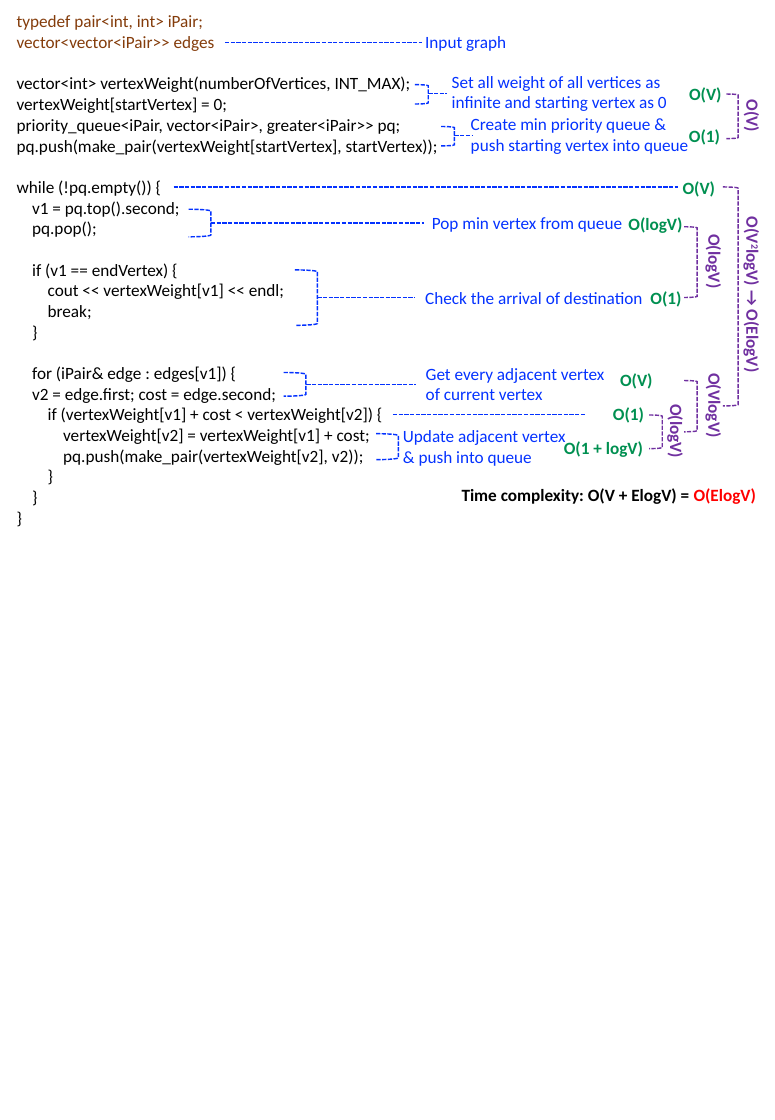
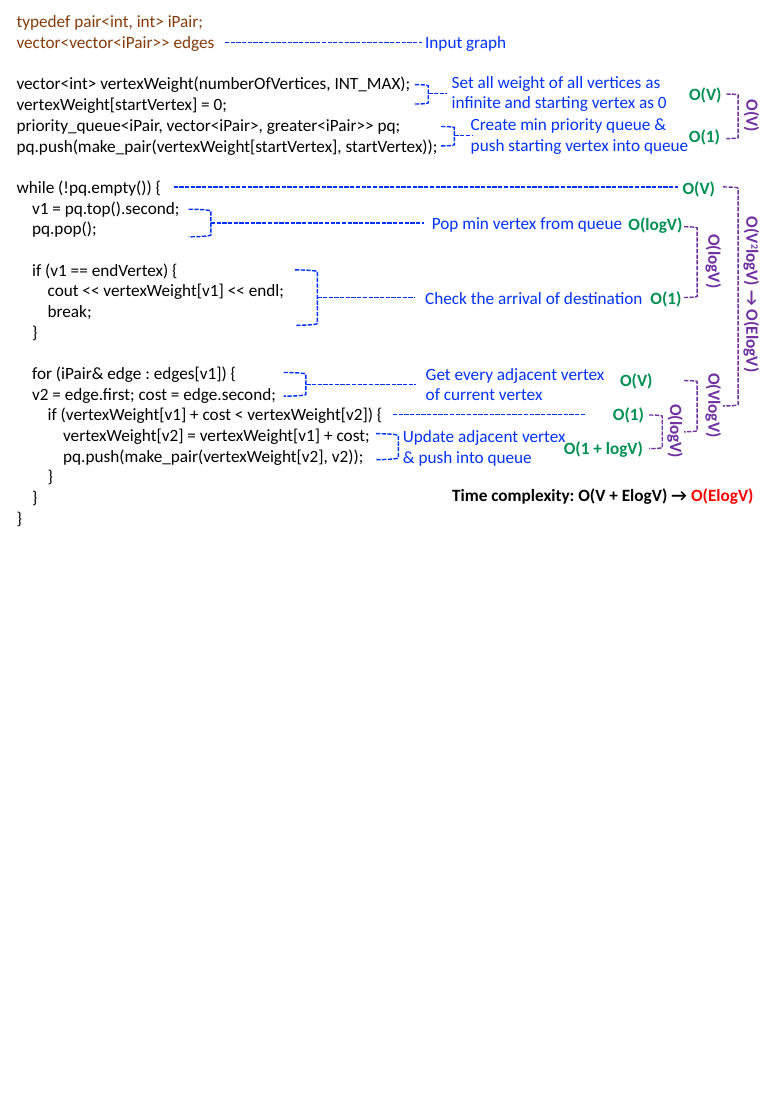
Before and after one commit to kiraskywing/CS_courses, a slide deck: slide 6 of Data Structures and Object-oriented Programming/NCTU/HW2/pic.pptx. Drawn at 775x1120 pixels with LibreOffice and Linux fonts; fonts in the diff are those of the drawing. Boxes give left, top, right and bottom in pixels: in the first picture for what was removed or moved away, otherwise in the second. Text is boxed around its words. In the diff, an @@ line names an element or a change of style, - is before the commit and + after.

```diff
--- a/Data Structures and Object-oriented Programming/NCTU/HW2/pic.pptx
+++ b/Data Structures and Object-oriented Programming/NCTU/HW2/pic.pptx
@@ text at bbox=[452, 488, 754, 504]: text changed @@
-Time complexity: O(V + ElogV) = O(ElogV)
+Time complexity: O(V + ElogV) → O(ElogV)
```
Also in this commit, not shown: 4 other slides changed, 2 slides added, 3 other files.
